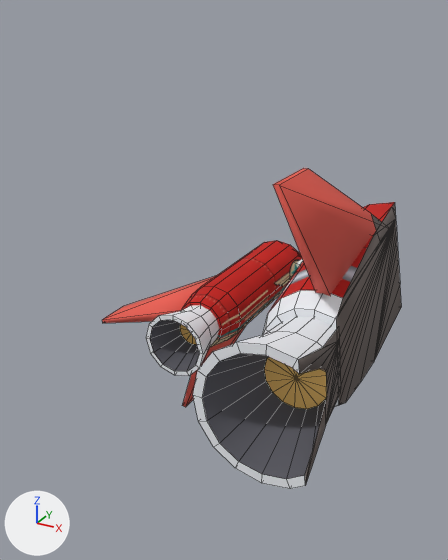
Two versions of the OBJ model resources/default/models/meteor_debris4.obj, one commit apart.
Before and after are seen from a 50 mm camera at (2.17, -11.39, 3.83) aimed at (-1.85, -4.08, 0.17). Every picture has the same lights, and +X, +Y and +Z are marked at lower left. The first picture is the older version. Mesh edges are drawn as thin lines. Where no turn or scale is listed for an object, it has been applied to the vertices.

Names of what the first picture shows: 'meteor_debris4'.
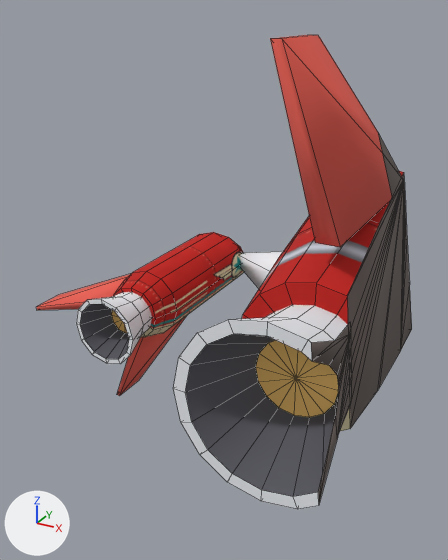
Location of each change, (x1, y1, x2, y2) in pixels of the pictures (448 x 560 px; the box of a moved part takes in the faces that stretch with it):
```json
{"object": "meteor_debris4", "change": "reshaped", "before": [102, 168, 402, 489], "after": [37, 35, 412, 509], "on screen": "25% wider, 48% taller"}
{"part": 1, "of": "me_meteor_debris4", "change": "moved or reshaped", "before": [146, 305, 219, 376], "after": [76, 292, 152, 363]}
{"part": 2, "of": "me_meteor_debris4", "change": "moved or reshaped", "before": [102, 276, 215, 323], "after": [37, 274, 130, 310]}
{"part": 3, "of": "me_meteor_debris4", "change": "moved or reshaped", "before": [182, 327, 245, 407], "after": [117, 316, 186, 396], "on screen": "mostly hidden before"}
{"part": 4, "of": "me_meteor_debris4", "change": "rebuilt", "before": [273, 168, 385, 296], "after": [270, 35, 404, 247], "on screen": "19% wider, 65% taller"}
{"part": 5, "of": "me_meteor_debris4", "change": "added", "after": [113, 232, 244, 337], "on screen": "red"}
{"part": 6, "of": "me_meteor_debris4", "change": "deleted", "before": [182, 240, 302, 347], "on screen": "red"}
{"part": 7, "of": "me_meteor_debris4", "change": "moved or reshaped", "before": [193, 202, 402, 489], "after": [173, 171, 412, 509]}
```

Scene script edits in JSON lines:
```json
{"block": "me_meteor_debris4", "where": "# used by ob_meteor_debris4; location = (0.0, 0.0, 0.0)"}
{"op": "remove", "block": "me_meteor_debris4", "code": "me_meteor_debris4.from_pydata(...)  # 279 vertices, 341 faces; spans x -3.25..0.49, y -6.6..-1.2, z -1.45..2.4"}
{"op": "add", "block": "me_meteor_debris4", "code": "me_meteor_debris4.from_pydata(...)  # 285 vertices, 349 faces; spans x -4.55..0.65, y -6.6..-0.87, z -1.65..3.6"}
{"block": "me_meteor_debris4", "change": "me_meteor_debris4 part 1: the loose piece of 62 vertices spanning x -2.41..-1.49, y -5.3..-4.5, z -0.81..0.11 is scaled about its middle by (1.13, 1, 1.13), then moved by (-1.2, 0.0, -0.1)"}
{"block": "me_meteor_debris4", "change": "me_meteor_debris4 part 2: the loose piece of 8 vertices spanning x -3.25..-2.25, y -5.2..-2.4, z -0.44..-0.26 is scaled about its middle by (1.04, 1, 1), then moved by (-1.28, 0.0, -0.1)"}
{"block": "me_meteor_debris4", "change": "me_meteor_debris4 part 3: the loose piece of 8 vertices spanning x -2.04..-1.86, y -5.1..-2.4, z -1.45..-0.65 is scaled about its middle by (1, 1, 1.05), then moved by (-1.2, 0.0, -0.18)"}
{"block": "me_meteor_debris4", "change": "me_meteor_debris4 part 4: the loose piece of 11 vertices spanning x -0.09..0.09, y -6.5..-2.2, z 0.7..2.4 is rebuilt with 17 vertices and now spans x -0.15..0.15, y -6.6..-1.83, z 1.35..3.6"}
{"block": "me_meteor_debris4", "change": "me_meteor_debris4 part 5: a new loose piece of 37 vertices spanning x -3.69..-2.61, y -4.6..-1.74, z -0.99..0.09"}
{"block": "me_meteor_debris4", "change": "me_meteor_debris4 part 6: the loose piece of 37 vertices spanning x -2.4..-1.5, y -4.6..-1.68, z -0.8..0.1 is deleted"}
{"block": "me_meteor_debris4", "change": "me_meteor_debris4 part 7"}
{"block": "me_meteor_debris4", "change": "140 vertices are removed from x -1.05..0.49, y -6.6..-1.2, z -1.06..1.04"}
{"block": "me_meteor_debris4", "change": "186 faces are deleted"}
{"block": "me_meteor_debris4", "change": "150 vertices are added at x -2.7..0.65, y -6.6..-0.87, z -1.65..1.54"}
{"block": "me_meteor_debris4", "change": "46 new faces join them, mat_hull (picture img_guard_hull_png)"}
{"block": "me_meteor_debris4", "change": "58 new faces join them, mat_scar (grey #6f6561)"}
{"block": "me_meteor_debris4", "change": "61 new faces join them, mat_chrome (white #eff1f6)"}
{"block": "me_meteor_debris4", "change": "16 new faces join them, mat_dark (dark grey #595961)"}
{"block": "me_meteor_debris4", "change": "16 new faces join them, mat_exhaust (orange #ffce76)"}
{"block": "me_meteor_debris4", "change": "other edits to the shape of me_meteor_debris4 do not show in these pictures"}
```
